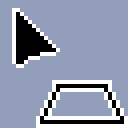
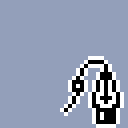
Comparing the layer stacks of the two w=128, h=128 images. Changes:
hid "mouse" over [12, 8, 60, 68]
showed "bezier_select_small", painted on it over [40, 52, 124, 128]
hid "perspective_small" over [36, 80, 128, 128]
